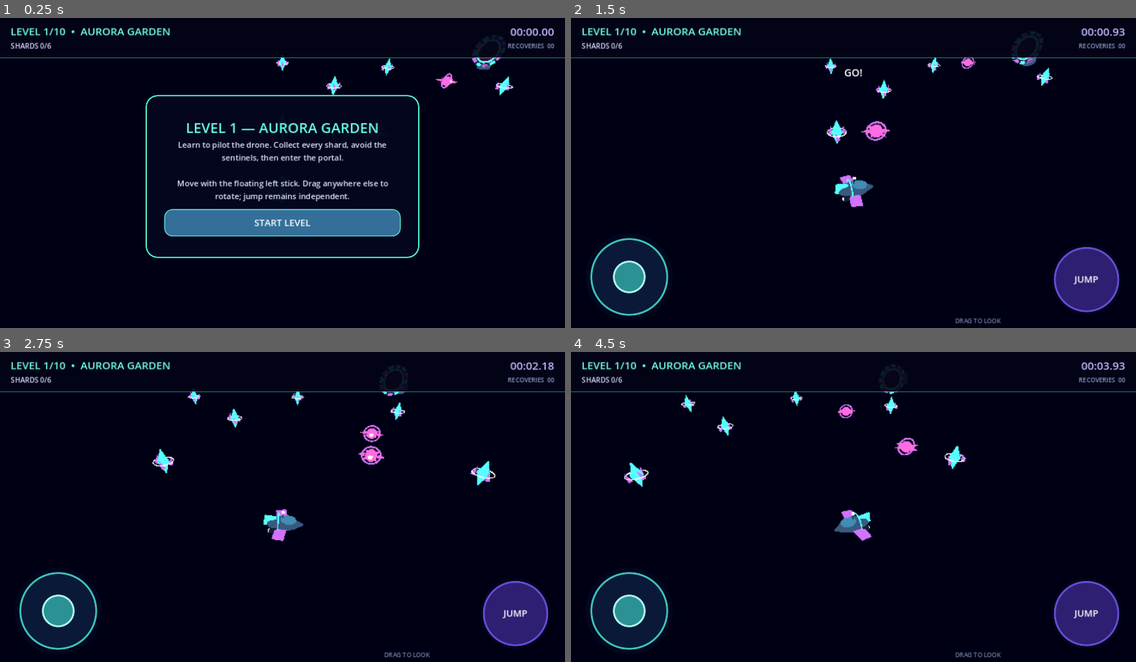
Above: before the commit, frames 1-4 (two rows, left to right).
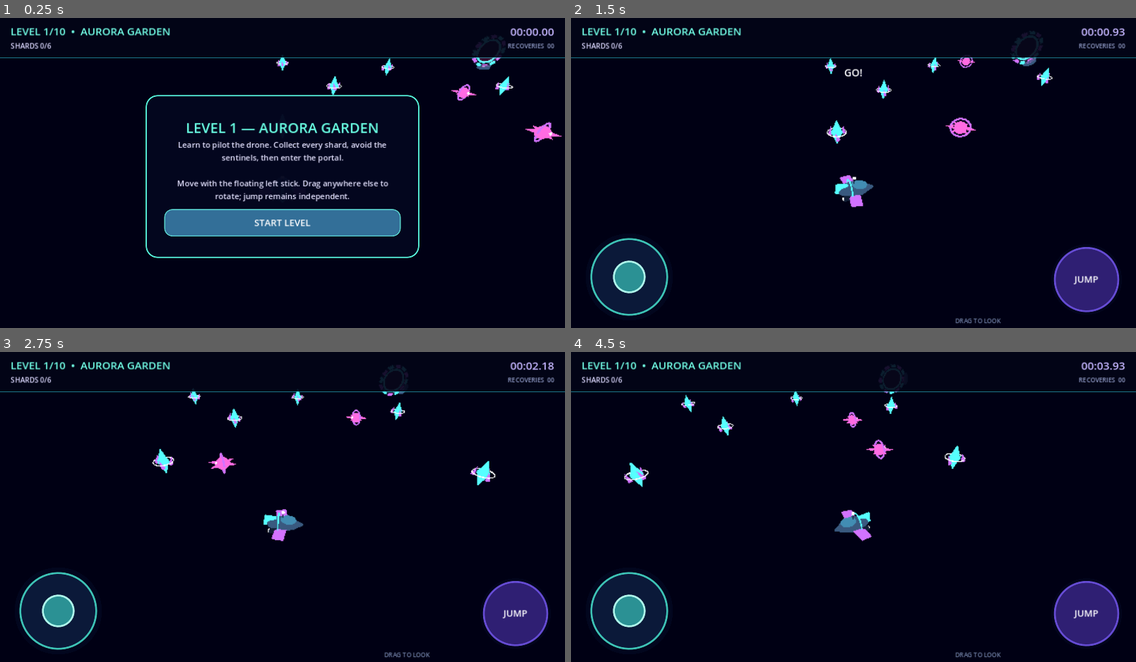
Above: after the commit, the same moments.

Repository: kirilsfriends-glitch/Aurora-ui-lib
Game: Godot game, scene res://main.tscn
The game is run twice, just before and just after one commit, with the same random seed, the same clock (stepped at 60 frames per second) and the same inputs.
Inputs (mouse positions are in pixels of both pictures, inside the frame that each line leads up to):
- Up to frame 1 (0.25 s): no input
- Up to frame 2 (1.5 s): click "START LEVEL" at 0.5 s; move the mouse to (977, 160) at 1.27 s; hold D (move_right) from 1.28 s (still down); tap Q (camera_left) at 1.35 s; click (977, 160) at 1.42 s
- Up to frame 3 (2.75 s): tap Space (jump) at 1.52 s; release D (move_right) at 2 s; drag from (169, 525) to (254, 575) at 2.02 s
- Up to frame 4 (4.5 s): move the mouse to (910, 441) at 2.77 s; hold D (move_right) 2.78-3.5 s; tap Q (camera_left) at 2.85, 4.35 s; drag from (825, 575) to (684, 463) at 3.52 s; move the mouse to (1023, 556) at 4.27 s; hold A (move_left) from 4.28 s (still down)

The runs differ from the first frame. In frame 1, 0.4% of the frame differs, in the area x 77-100%, y 17-41%; in frame 2, 0.5%; in frame 3, 0.6%, in the area x 36-68%, y 18-40%; in frame 4, 0.5%.
Error in both runs: Invalid assignment of property or key 'sun_energy_multiplier' with value of type 'float' on a base object of type 'ProceduralSkyMaterial'. (res://scripts/main.…

Commit message:
fix: keep sentinels moving and align hazard hitboxes
Co-authored-by: arena-agent <297053741+arena-agent@users.noreply.github.com>

Diff:
--- a/game/scripts/main.gd
+++ b/game/scripts/main.gd
@@ -20,6 +20,7 @@
 var environment: Environment
 var sky_material: ProceduralSkyMaterial
 var sun: DirectionalLight3D
+var fill_light: DirectionalLight3D
 var accent_light: OmniLight3D
 
 var current_level := 0
@@ -139,7 +140,7 @@
     environment.background_mode = Environment.BG_SKY
     environment.ambient_light_source = Environment.AMBIENT_SOURCE_SKY
     environment.ambient_light_color = Color("c3d8ff")
-    environment.ambient_light_energy = 1.24
+    environment.ambient_light_energy = 1.42
     environment.ambient_light_sky_contribution = 0.72
     environment.reflected_light_source = Environment.REFLECTION_SOURCE_SKY
     # Balanced source emissions retain color without relying on a costly or
@@ -167,6 +168,14 @@
     # The baked-looking emissive trims keep silhouettes readable without them.
     sun.shadow_enabled = false
     add_child(sun)
+
+    # A shadow-free opposite directional fill reaches the edges of 38-unit
+    # arenas where a local OmniLight cannot. Its GPU cost is small and fixed.
+    fill_light = DirectionalLight3D.new()
+    fill_light.rotation_degrees = Vector3(42.0, 142.0, 0.0)
+    fill_light.light_energy = 0.86
+    fill_light.shadow_enabled = false
+    add_child(fill_light)
 
     accent_light = OmniLight3D.new()
     accent_light.position = Vector3(0.0, 10.0, 0.0)
@@ -692,6 +701,7 @@
     sky_material.ground_horizon_color = horizon.lightened(0.12)
     sky_material.ground_curve = 0.22
     sun.light_color = accent.lerp(Color.WHITE, 0.68)
+    fill_light.light_color = secondary.lerp(Color.WHITE, 0.52)
     accent_light.light_color = accent.lightened(0.16)
     environment.ambient_light_color = secondary.lightened(0.56)
     environment.fog_light_color = bright_horizon
@@ -868,13 +878,15 @@
     level_root.add_child(area)
     var collision := CollisionShape3D.new()
     var shape := SphereShape3D.new()
-    shape.radius = 0.9
+    # Match the visible 0.64-scaled model instead of killing the player in a
+    # large invisible shell around it.
+    shape.radius = 0.68
     collision.shape = shape
     area.add_child(collision)
     var model := SENTINEL_MODEL.instantiate()
     model.scale = Vector3.ONE * 0.64
     area.add_child(model)
-    area.body_entered.connect(_on_hazard_touched)
+    area.body_entered.connect(_on_hazard_touched.bind("SENTINEL CONTACT — RECALIBRATED"))
     moving_hazards.append(area)
 
 
@@ -889,16 +901,20 @@
     center_model.position.y = 0.85
     pivot.add_child(center_model)
 
+    # Keep a safe hub around the static circle. Previously the invisible beam
+    # collision started at its center, making beacons placed there impassable.
+    var hub_radius := 1.15
+    var beam_length := maxf(0.5, length - hub_radius)
     var beam := Area3D.new()
-    beam.position = Vector3(length * 0.5, 0.78, 0)
+    beam.position = Vector3(hub_radius + beam_length * 0.5, 0.8, 0)
     pivot.add_child(beam)
     var collision := CollisionShape3D.new()
     var shape := BoxShape3D.new()
-    shape.size = Vector3(length, 0.65, 0.45)
+    shape.size = Vector3(beam_length, 0.3, 0.32)
     collision.shape = shape
     beam.add_child(collision)
-    _add_box_visual(beam, Vector3(length, 0.18, 0.28), Vector3.ZERO, Color("ff386f"), 4.0)
-    beam.body_entered.connect(_on_hazard_touched)
+    _add_box_visual(beam, Vector3(beam_length, 0.24, 0.32), Vector3.ZERO, Color("ff668c"), 6.0)
+    beam.body_entered.connect(_on_hazard_touched.bind("LASER CONTACT — RECALIBRATED"))
     rotating_lasers.append(pivot)
 
 
@@ -982,7 +998,7 @@
     area.set_meta("collision", collision)
     _add_box_visual(area, size, Vector3.ZERO, Color(color, 0.42), 3.0, true)
     _add_box_visual(area, Vector3(maxf(size.x, 0.16), size.y + 0.35, maxf(size.z, 0.16)), Vector3.ZERO, Color(color, 0.12), 0.8, true)
-    area.body_entered.connect(_on_hazard_touched)
+    area.body_entered.connect(_on_hazard_touched.bind("PULSE GATE CONTACT — RECALIBRATED"))
     pulse_gates.append(area)
 
 
@@ -1020,13 +1036,21 @@
 
 func _move_dynamic_obstacles() -> void:
     var time := Time.get_ticks_msec() / 1000.0
+    var delta := get_physics_process_delta_time()
     for hazard in moving_hazards:
         if not is_instance_valid(hazard):
             continue
         var origin: Vector3 = hazard.get_meta("origin")
         var axis: Vector3 = hazard.get_meta("axis")
-        hazard.position = origin + axis * sin(time * float(hazard.get_meta("speed")) + float(hazard.get_meta("phase"))) * float(hazard.get_meta("span"))
-        hazard.rotation.y += 0.035
+        # A triangle wave has constant speed. The old sine wave decelerated to
+        # almost zero at both ends, which looked like a frozen red sentinel.
+        var cycle := fmod(
+            time * float(hazard.get_meta("speed")) * 0.64 + float(hazard.get_meta("phase")),
+            4.0
+        )
+        var travel := 1.0 - absf(cycle - 2.0)
+        hazard.position = origin + axis * travel * float(hazard.get_meta("span"))
+        hazard.rotation.y += 1.8 * delta
     for platform in moving_platforms:
         if not is_instance_valid(platform):
             continue
@@ -1035,7 +1059,7 @@
         platform.position = origin + axis * sin(time * float(platform.get_meta("speed")) + float(platform.get_meta("phase"))) * float(platform.get_meta("span"))
     for laser in rotating_lasers:
         if is_instance_valid(laser):
-            laser.rotation.y += float(laser.get_meta("speed")) * get_physics_process_delta_time()
+            laser.rotation.y += float(laser.get_meta("speed")) * delta
 
 
 func _update_vanishing_platforms() -> void:
@@ -1064,8 +1088,10 @@
         var active := fmod(time + float(gate.get_meta("phase")), 4.2) < 2.55
         if active != bool(gate.get_meta("active")):
             gate.set_meta("active", active)
-            gate.visible = active
+            var collision: CollisionShape3D = gate.get_meta("collision")
+            collision.set_deferred("disabled", not active)
             gate.set_deferred("monitoring", active)
+            gate.set_deferred("visible", active)
 
 
 func _apply_wind(delta: float) -> void:
@@ -1113,9 +1139,9 @@
     _update_portal_state()
 
 
-func _on_hazard_touched(body: Node3D) -> void:
+func _on_hazard_touched(body: Node3D, reason: String = "ENERGY IMPACT — RECALIBRATED") -> void:
     if body == player and hit_cooldown <= 0.0 and level_active:
-        _reset_player("ENERGY IMPACT — RECALIBRATED")
+        _reset_player(reason)
 
 
 func _on_jump_pad_touched(body: Node3D, pad: Area3D) -> void:
Not shown, changed: game/export_presets.cfg
Not shown, changed: .github/workflows/build-android.yml
Not shown, changed: README.md
Not shown, changed: game/README.md
